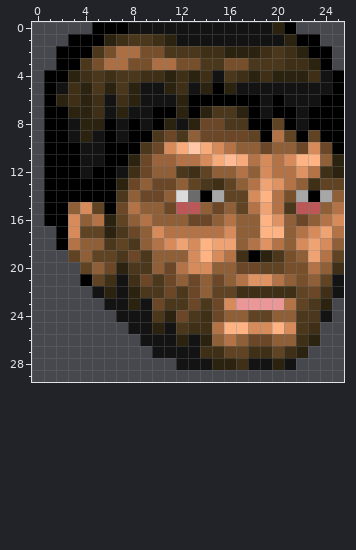
Pixel-art sprite -- graphics/stftr00.png. The picture above is the old version.
The file is 26x30 pixels.
After:
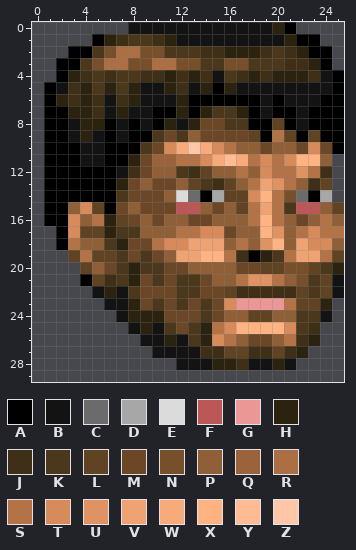
Palette (. is transparent): A #000000  B #131313  C #6b6b6b  D #a7a7a7  E #dbdbdb  F #bb5757  G #eb9797  H #2b230f  J #3f2f17  K #4b371b  L #5f4323  M #6b4727  N #774f2b  P #8f5f37  Q #9b633b  R #ab6f43  S #b37347  T #d78b5b  U #df9363  V #efa373  W #f7ab7b  X #ffb383  Y #ffbb93  Z #ffc7a7
The edit:
y 0: x 5..7 AAA -> ...
y 1: x 3..4 AA -> ..
y 2: x 2 A -> .
y 4: x 1 A -> .
y 11: x 25 H -> .
y 12: x 4 B -> A; x 25 H -> .
y 13: x 25 L -> .
y 14: x 8 P -> M; x 22 D -> C; x 25 P -> .
y 15: x 8..10 SPP -> PMM; x 25 S -> L
y 16: x 8..10 PSP -> MPM; x 16 S -> P; x 18 P -> S; x 20 U -> S; x 25 T -> P
y 17: x 8 M -> K; x 10..11 TS -> PP; x 14..16 SST -> TTM; x 20 X -> U; x 24 V -> S
y 18: x 7..9 LKP -> HMM; x 12..14 VTX -> TVV; x 16..18 VPS -> PSP; x 20 S -> X; x 22..23 TV -> VT
y 19: x 4 P -> S; x 10 P -> M; x 12..13 PT -> VV; x 15 T -> X; x 21..22 NP -> SV
y 20: x 7..8 HK -> KH; x 10 P -> K; x 12..14 STT -> MPP; x 23..25 SPJ -> LKH
y 21: x 7..8 BJ -> KH; x 12..15 PMPM -> KKMP; x 23 P -> K
y 22: x 8..10 HKK -> KMM; x 13..15 MPL -> KMM; x 23..24 MJ -> KL
y 23: x 9..11 BMK -> MKM; x 23 K -> L
y 24: x 8..11 BBKH -> HHHM; x 13..14 KJ -> MK
y 25: x 9..14 BHBKJJ -> HBKMKH; x 16 X -> T; x 18..19 TT -> XX
y 26: x 11..13 BHB -> HBK; x 15 P -> T; x 21 P -> S
Pixel boxes of the changes (left, top, right, bottom) in both pictures:
erased: (44, 22, 128, 82)
changed: (80, 154, 344, 346)
